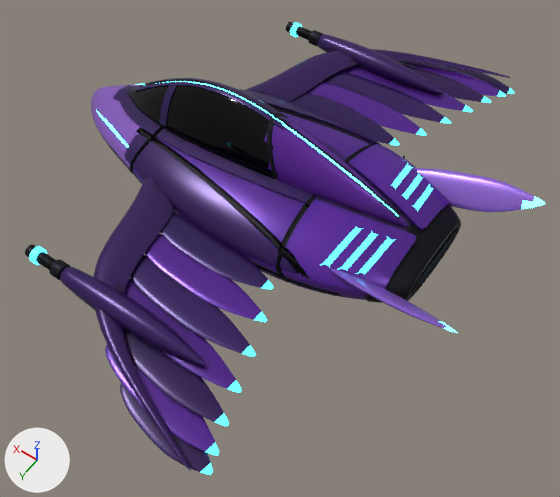
The glTF model crates/client/assets/models/flier.glb, before and after one commit.
One viewpoint serves both versions: a camera (50 mm lens) standing at (-2.97, 3.96, 5.89) and looking at (-0.45, 0.43, 0.35). Arrows for +X, +Y and +Z are at lower left; the lights stay in place. The older version comes first. Vertices at exactly the same position are counted once.

Names of what the first picture shows: 'flier'.
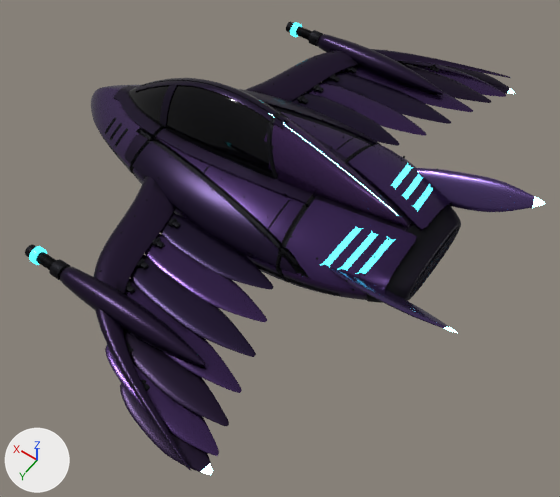
Where the change shows, as pixel boxes [x1, y1, x2, y2] in the pictures (560 x 497 px):
'flier', recoloured, surface changed, reshaped (darker)
    both: [25, 22, 545, 475]
part 1 of me_flier, added
    after: [168, 219, 180, 228]
part 2 of me_flier, added
    after: [152, 238, 164, 248]
part 3 of me_flier, added
    after: [140, 259, 149, 269]
part 4 of me_flier, added
    after: [126, 285, 135, 293]
part 5 of me_flier, built on
    before: [96, 56, 457, 402]
    after: [93, 43, 458, 402]
part 6 of me_flier, recoloured (darker)
    both: [60, 34, 535, 471]
part 7 of me_flier, recoloured
    both: [440, 200, 533, 327]
part 8 of me_flier, recoloured
    both: [205, 91, 506, 456]
part 9 of me_flier, recoloured
    both: [202, 88, 515, 475]
part 10 of me_flier, recoloured
    both: [215, 96, 491, 426]

What changed in the scene script:
```text
Change mat_light:
    where n0 = _N.new('ShaderNodeBsdfPrincipled'); n0.name = 'Principled BSDF'
    n0.inputs[27].default_value: (0.0782, 0.888, 1.0, 1.0) -> (0.275, 0.922, 1.0, 1.0)  # 'Emission Color', cyan #4ff2ff -> 'Emission Color', cyan #8ff6ff
Change mat_shell_deep:
    where n0 = _N.new('ShaderNodeBsdfPrincipled'); n0.name = 'Principled BSDF'
    n0.inputs[1].default_value: 0.35 -> 0.85  # 'Metallic'
Change mat_shell_pale:
    where n0 = _N.new('ShaderNodeBsdfPrincipled'); n0.name = 'Principled BSDF'
    n0.inputs[1].default_value: 0.3 -> 0.85  # 'Metallic'
Change mat_light_dim:
    where n0 = _N.new('ShaderNodeBsdfPrincipled'); n0.name = 'Principled BSDF'
    n0.inputs[28].default_value: 2.2 -> 1.6  # 'Emission Strength'
Change mat_ember:
    where n0 = _N.new('ShaderNodeBsdfPrincipled'); n0.name = 'Principled BSDF'
    n0.inputs[28].default_value: 5.0 -> 1.8  # 'Emission Strength'
Change me_flier:
    used by ob_flier; location = (0.0, 0.0, 0.0)
    remove me_flier.from_pydata(...)  # 27919 vertices, 54036 faces; spans x -2.28..2.27, y -2.59..2.59, z 0.18..1.47
    add me_flier.from_pydata(...)  # 31065 vertices, 59692 faces; spans x -2.28..2.27, y -2.59..2.59, z 0.18..1.47
    me_flier part 1: the loose piece of 56 vertices spanning x -0.01..0.01, y 0.35..0.59, z 0.18..0.22 is copied, and the copy is scaled about its middle by (4.97, 0.19, 0.561), then moved by (0.28, 0.51, 0.52); it spans x 0.23..0.33, y 0.96..1.0, z 0.71..0.74
    me_flier part 2: the loose piece of 56 vertices spanning x -0.01..0.01, y 0.35..0.59, z 0.18..0.22 is copied, and the copy is scaled about its middle by (4.97, 0.19, 0.561), then moved by (0.26, 0.75, 0.51); it spans x 0.21..0.31, y 1.2..1.25, z 0.7..0.73
    me_flier part 3: the loose piece of 56 vertices spanning x -0.01..0.01, y 0.35..0.59, z 0.18..0.22 is copied, and the copy is scaled about its middle by (4.97, 0.19, 0.561), then moved by (0.22, 0.99, 0.5); it spans x 0.17..0.27, y 1.44..1.49, z 0.68..0.71
    me_flier part 4: the loose piece of 56 vertices spanning x -0.01..0.01, y 0.35..0.59, z 0.18..0.22 is copied, and the copy is scaled about its middle by (4.97, 0.19, 0.561), then moved by (0.16, 1.23, 0.48); it spans x 0.11..0.21, y 1.68..1.73, z 0.67..0.7
    me_flier part 5: 46 vertices moved within x -1.34..1.87, y -2.33..2.33, z 0.22..1.42; 1366 vertices removed from x -1.74..1.98, y -0.88..0.88, z 0.21..1.45; 3480 vertices added at x -1.74..1.66, y -2.35..2.35, z 0.21..1.47
    me_flier part 6: 29873 kept faces spanning x -2.21..2.27, y -2.59..2.59, z 0.21..1.47 get new vertex colours
    me_flier part 7: 36 faces spanning x -2.21..-2.11, y -0.78..0.78, z 0.96..1.04 switch from mat_light to mat_shell_pale
    me_flier part 8: 480 faces spanning x -1.29..-0.85, y -2.41..2.41, z 0.58..0.69 switch from mat_light_dim to mat_shell
    me_flier part 9: 132 faces spanning x -1.33..-1.26, y -2.53..2.53, z 0.55..0.57 switch from mat_light_dim to mat_light
    me_flier part 10: 480 faces spanning x -1.22..-0.72, y -2.2..2.2, z 0.61..0.7 switch from mat_light_dim to mat_shell_deep
    other edits to the shape of me_flier do not show in these pictures
```
